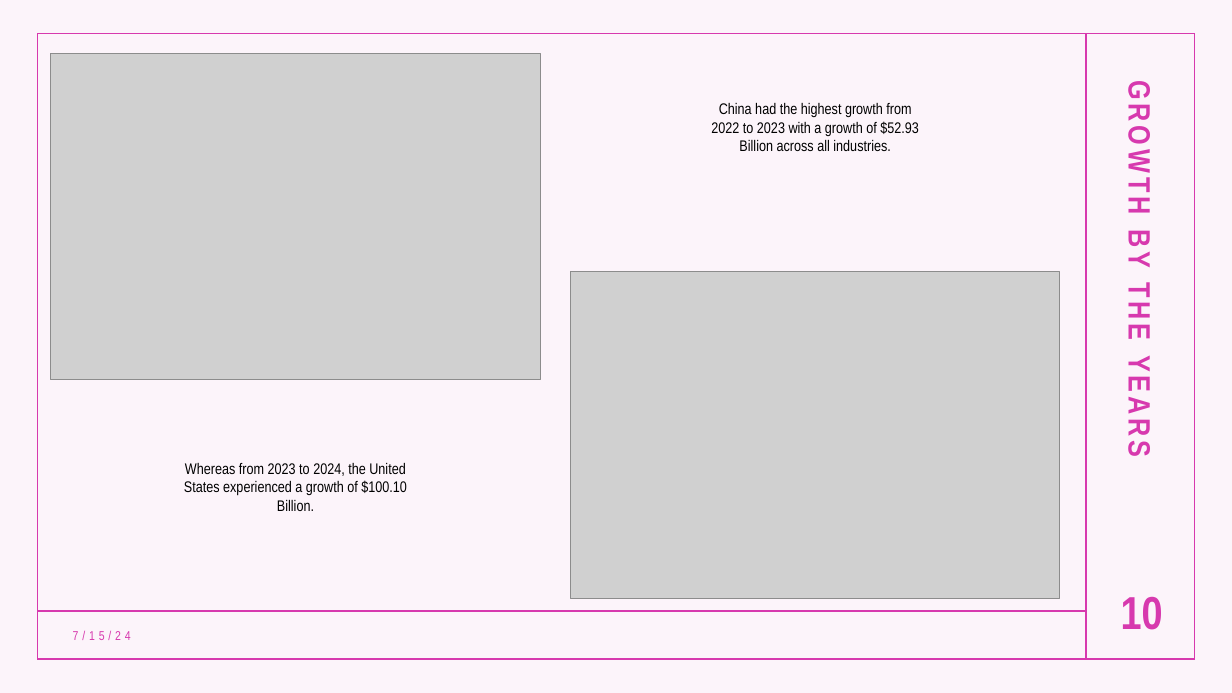
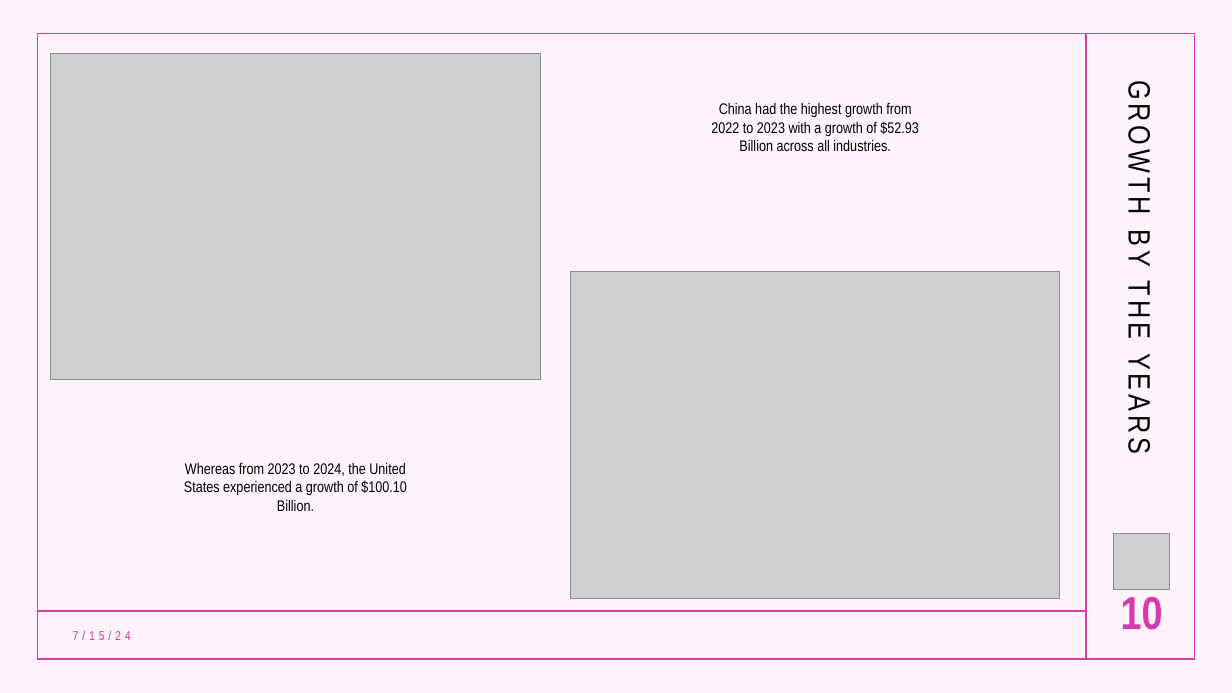
Before and after one commit to lanahuyen/Group_Project_1, a slide deck: slide 10 of Presentation/Presentation_Group 7.pptx. Drawn at 1232x693 pixels with LibreOffice and Linux fonts; fonts in the diff are those of the drawing; grey boxes stand for pictures. Boxes give left, top, right and bottom in pixels: in the first picture for what was removed or moved away, otherwise in the second. Text is boxed around its words. In the diff, an @@ line names an element or a change of style, - is before the commit and + after.

```diff
--- a/Presentation/Presentation_Group 7.pptx
+++ b/Presentation/Presentation_Group 7.pptx
@@ text "GROWTH BY THE YEARS" at (x1=1122, y1=93, x2=1157, y2=451): text colour #D739AE to #000000, bold off @@
@@ picture added at (x1=1114, y1=534, x2=1170, y2=591) @@
```
Also in this commit, not shown: 10 other slides changed.
